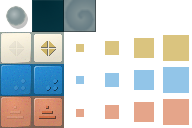
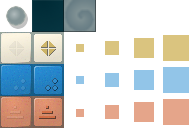
Two versions of the same layered image (192 x 128). Layer-by-layer changes:
painted on "Keystones" over [45, 78, 57, 90]
